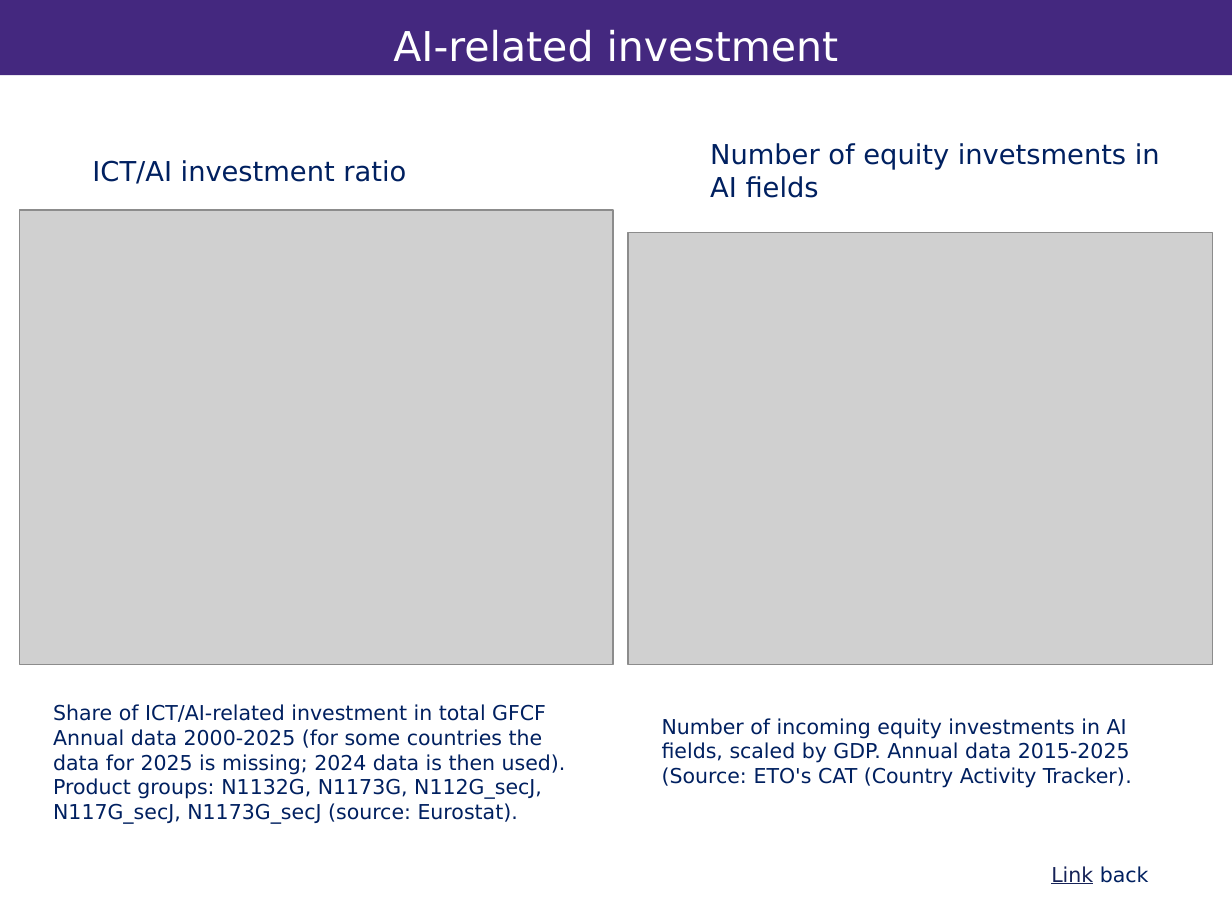
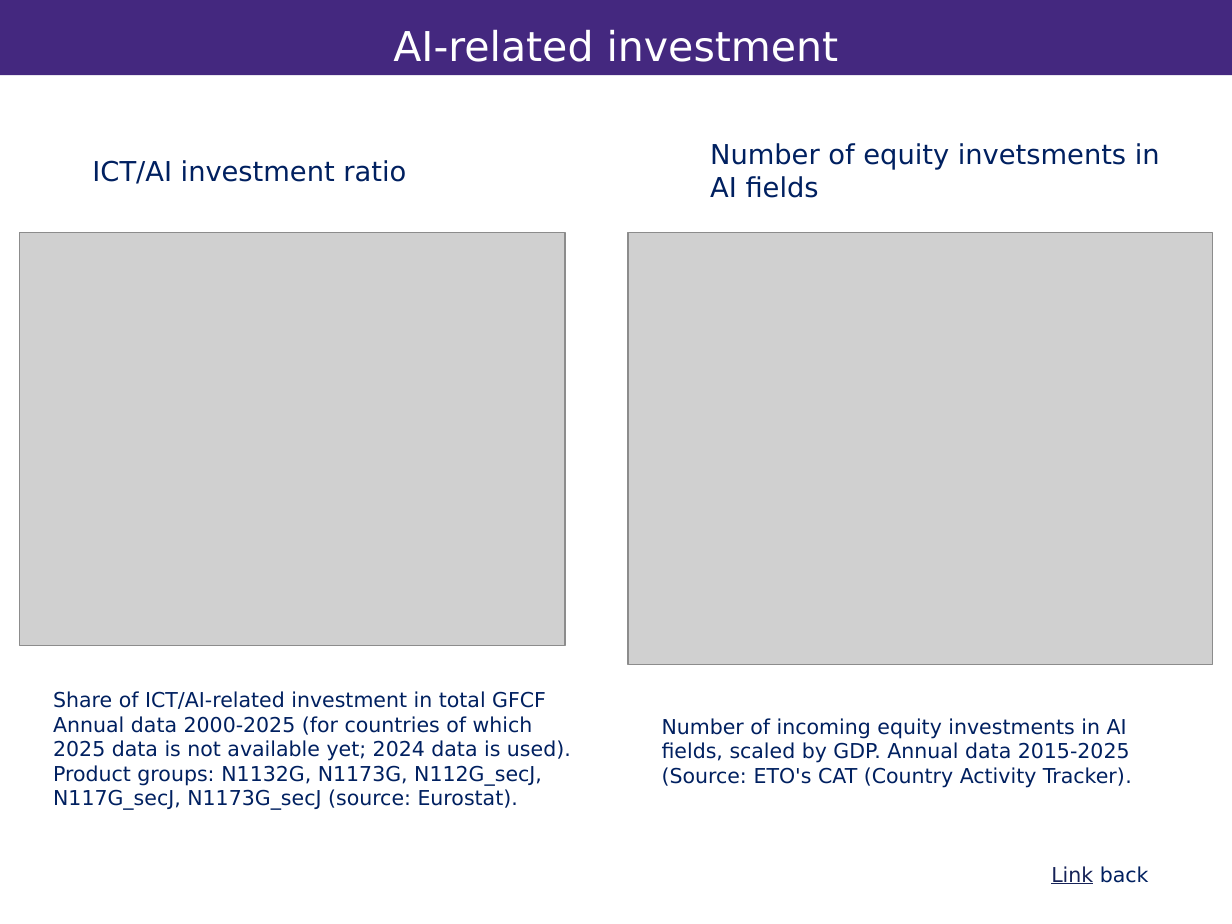
Before and after one commit to vandenEnd/scripts, a slide deck: slide 13 of Resilience.pptx. Drawn at 1232x924 pixels with LibreOffice and Linux fonts; fonts in the diff are those of the drawing; grey boxes stand for pictures; background and template pictures are left out. Boxes give left, top, right and bottom in pixels: in the first picture for what was removed or moved away, otherwise in the second. Text is boxed around its words. In the diff, an @@ line names an element or a change of style, - is before the commit and + after.

```diff
--- a/Resilience.pptx
+++ b/Resilience.pptx
@@ picture: place and size @@
-picture at [20,209,614,664]
+picture at [20,233,565,646]
@@ text "Share of ICT/AI-related investment in ...": place and size @@
-text "Share of ICT/AI-related investment in ..." at [53,704,566,824]
+text "Share of ICT/AI-related investment in ..." at [53,691,571,810]
@@ text at [53,716,571,810]: text changed @@
-Annual data 2000-2025 (for some countries the data for 2025 is missing; 2024 data is then used). Product groups: N1132G, N1173G, N112G_secJ, N117G_secJ, N1173G_secJ (source: Eurostat).
+Annual data 2000-2025 (for countries of which 2025 data is not available yet; 2024 data is used). Product groups: N1132G, N1173G, N112G_secJ, N117G_secJ, N1173G_secJ (source: Eurostat).
```
Also in this commit, not shown: 4 other slides changed, 1 slide added.
